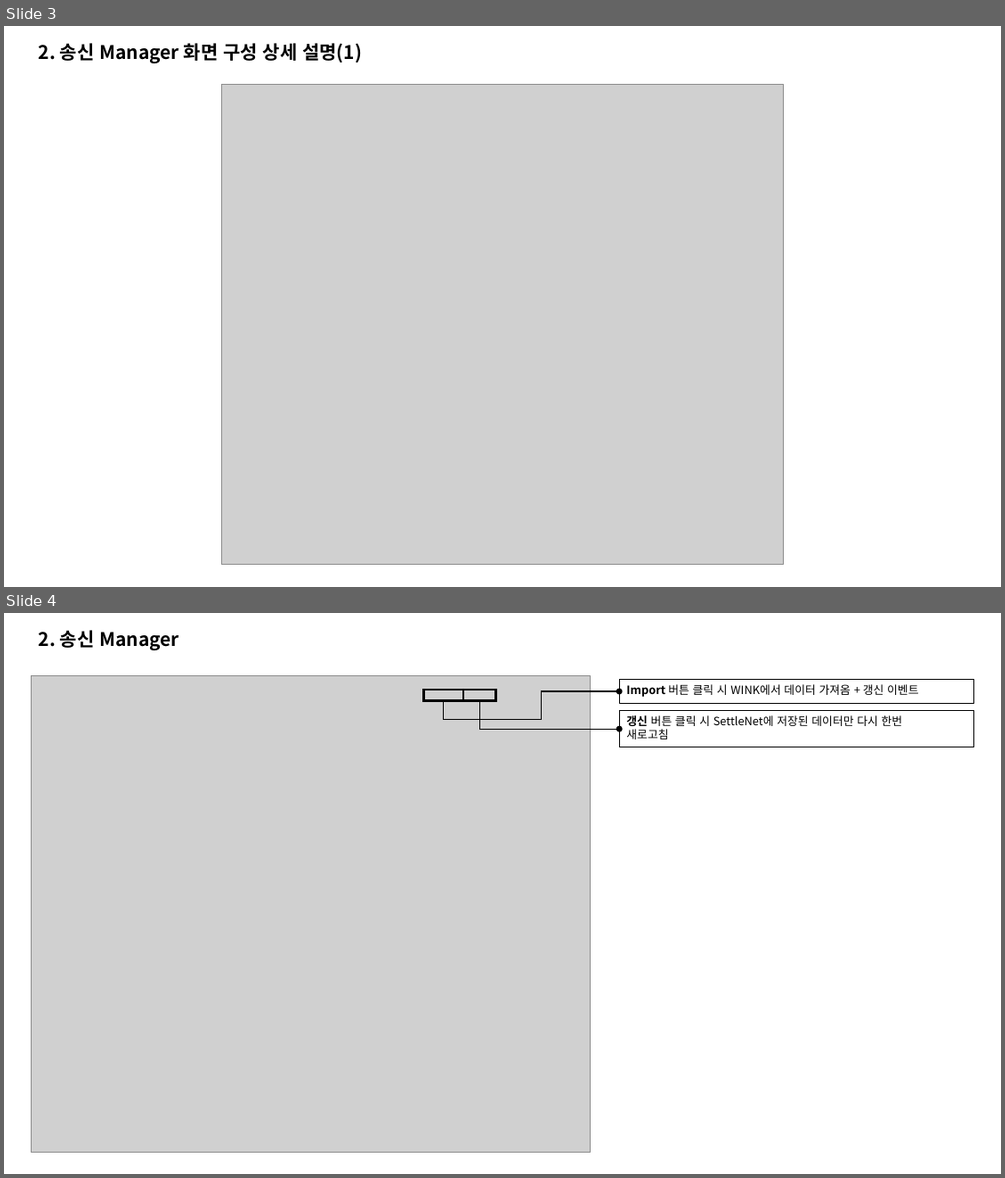
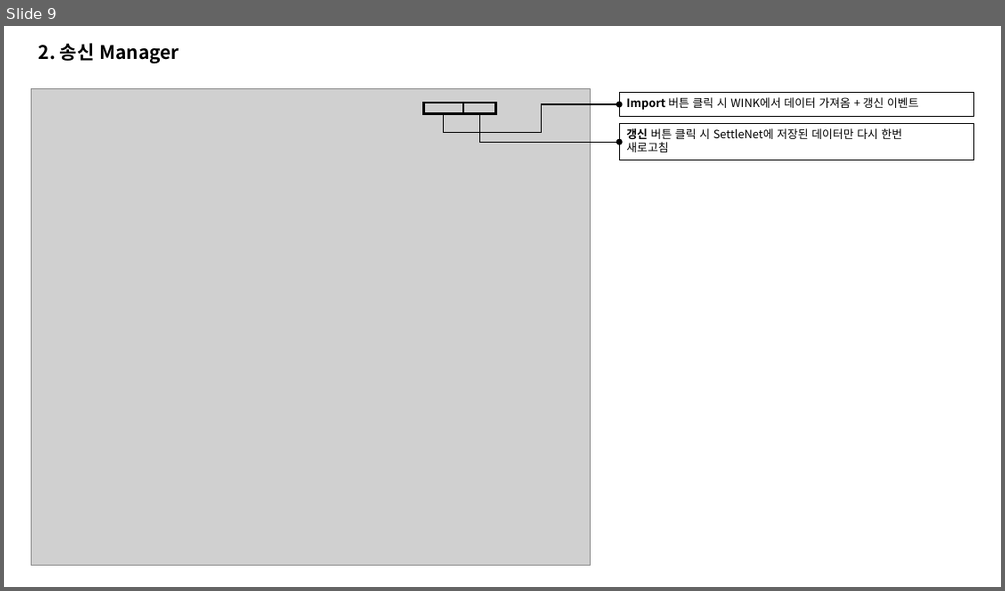
Before and after one commit to jungsoolee/HankookFI, a slide deck: 한투 금상 8801 송신 Manager Client Manual.pptx. Shown one above the other, each under a label of ours: slides 3 and 4 before the commit, slide 9 after it. The pictures are 1005x1178 and 1005x591 pixels, drawn with LibreOffice and Linux fonts; fonts in the diff are those of the drawing; grey boxes stand for pictures. Boxes give left, top, right and bottom in pixels: in the first picture for what was removed or moved away, otherwise in the second. Text is boxed around its words. In the diff, an @@ line names an element or a change of style, - is before the commit and + after.

```diff
--- a/한투 금상 8801 송신 Manager Client Manual.pptx
+++ b/한투 금상 8801 송신 Manager Client Manual.pptx
@@ slide 3 removed at (4,26,1001,587), background #FFFFFF @@
@@ text removed at (39,43,362,63) @@
-2. 송신 Manager 화면 구성 상세 설명(1)
@@ picture removed at (222,85,783,564) @@
@@ what was slide 4 is now slide 9 @@
```
Also in this commit, not shown: 3 slides changed, 5 slides added, 9 other files.
